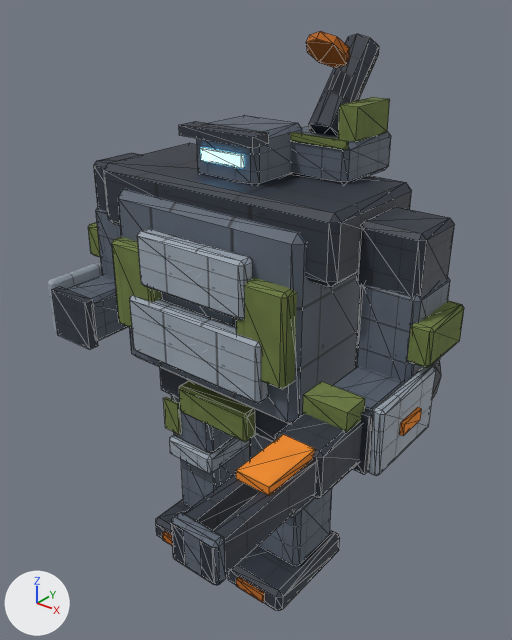
The glTF model public/assets/models/units/tdf-mech-assembled-b.glb: old version first, new version second.
Both versions are drawn from a 50 mm camera at (2.26, -2.77, 3.34) aimed at (0.18, -0.18, 1.73). Every picture has the same lights, and +X, +Y and +Z are marked at lower left. The older version comes first. Mesh edges are drawn as thin lines on the coarser meshes. Where no turn or scale is listed for an object, it has been applied to the vertices. Vertices at exactly the same position are counted once.

Script lines for the objects in view, before the commit:
```python
ob_cockpit = bpy.data.objects.new('cockpit', me_cockpit)
ob_cockpit.location = (0.0, 0.0, 2.55)
ob_cockpit_brow = bpy.data.objects.new('cockpit_brow', me_cockpit_brow)
ob_cockpit_brow.location = (0.0, -0.2, 2.66)
ob_pad_l = bpy.data.objects.new('pad_l', me_pad_l)
ob_pad_l.location = (-0.43, -0.4, 1.83)
ob_pad_r = bpy.data.objects.new('pad_r', me_pad_r)
ob_pad_r.location = (0.43, -0.4, 1.83)
ob_plate_high = bpy.data.objects.new('plate_high', me_plate_high)
ob_plate_high.location = (0.0, -0.44, 2.03)
ob_plate_low = bpy.data.objects.new('plate_low', me_plate_low)
ob_plate_low.location = (0.0, -0.44, 1.63)
ob_shoulders = bpy.data.objects.new('shoulders', me_shoulders)
ob_shoulders.location = (0.0, 0.0, 2.27)
ob_torso = bpy.data.objects.new('torso', me_torso)
ob_torso.location = (0.0, 0.0, 1.83)
ob_upper_arm = bpy.data.objects.new('upper_arm', me_upper_arm)
ob_upper_arm.location = (-0.92, 0.0, 1.85)
# also in view: 'foot_r' at (0.31, -0.05, 0.08); 'wrist_ring.001' at (0.92, -0.5, 1.53); 'base' at (0.3, 0.3, 2.53); 'brace.001' at (1.1, -0.27, 1.55); 'thigh_l' at (-0.31, -0.02, 0.9)
```
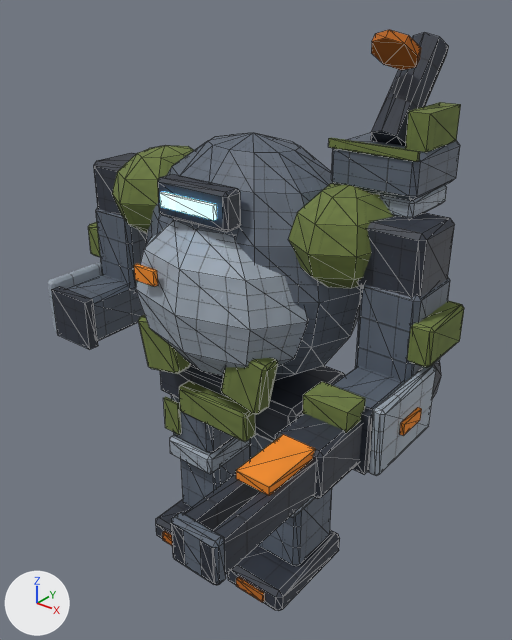
Patch to the scene script:
```diff
--- a/public/assets/models/units/tdf-mech-assembled-b.glb.py
+++ b/public/assets/models/units/tdf-mech-assembled-b.glb.py
@@ me_torso @@
-me_torso.from_pydata(...)  # 24 vertices, 44 faces; spans x -0.6..0.6, y -0.4..0.4, z -0.5..0.5
+me_torso.from_pydata(...)  # 86 vertices, 168 faces; spans x -0.68..0.68, y -0.48..0.48, z -0.68..0.68
+# me_torso part 1: 24 vertices removed from x -0.6..0.6, y -0.4..0.4, z -0.5..0.5; 86 vertices added at x -0.68..0.68, y -0.48..0.48, z -0.68..0.68, forming a UV sphere (12 segments, 8 rings, poles along z)
 me_torso.materials.append(mat_tdf_grey_mid)
@@ me_cockpit @@
-me_cockpit.from_pydata(...)  # 24 vertices, 44 faces; spans x -0.2..0.2, y -0.2..0.2, z -0.13..0.13
+me_cockpit.from_pydata(...)  # 24 vertices, 44 faces; spans x -0.225..0.225, y -0.06..0.06, z -0.095..0.095
+# me_cockpit part 2: 24 of 24 vertices moved; they spanned x -0.2..0.2, y -0.2..0.2, z -0.13..0.13 and now span x -0.225..0.225, y -0.06..0.06, z -0.095..0.095; mean shift (0.0, 0.0, 0.0)
 me_cockpit.materials.append(mat_tdf_grey_mid)
@@ ob_torso @@
 ob_torso = bpy.data.objects.new('torso', me_torso)
-ob_torso.location = (0.0, 0.0, 1.83)
+ob_torso.location = (0.0, 0.03, 1.95)
@@ ob_plate_low @@
-ob_plate_low = bpy.data.objects.new('plate_low', me_plate_low)
@@ ob_plate_high @@
-ob_plate_high = bpy.data.objects.new('plate_high', me_plate_high)
@@ ob_pad_l @@
-ob_pad_l = bpy.data.objects.new('pad_l', me_pad_l)
@@ ob_pad_r @@
-ob_pad_r = bpy.data.objects.new('pad_r', me_pad_r)
@@ ob_shoulders @@
-ob_shoulders = bpy.data.objects.new('shoulders', me_shoulders)
@@ ob_cockpit @@
 ob_cockpit = bpy.data.objects.new('cockpit', me_cockpit)
-ob_cockpit.location = (0.0, 0.0, 2.55)
+ob_cockpit.location = (0.0, -0.385, 2.37)
@@ ob_cockpit_brow @@
-ob_cockpit_brow = bpy.data.objects.new('cockpit_brow', me_cockpit_brow)
@@ ob_base @@
 ob_base = bpy.data.objects.new('base', me_base)
-ob_base.location = (0.3, 0.3, 2.53)
+ob_base.location = (0.72, 0.18, 2.56)
@@ ob_stripe @@
 ob_stripe = bpy.data.objects.new('stripe', me_stripe)
-ob_stripe.location = (0.3, 0.08, 2.63)
+ob_stripe.location = (0.72, -0.04, 2.66)
@@ ob_tube @@
 ob_tube = bpy.data.objects.new('tube', me_tube)
-ob_tube.location = (0.3, 0.38, 2.83)
+ob_tube.location = (0.72, 0.26, 2.86)
@@ ob_tube_ring @@
 ob_tube_ring = bpy.data.objects.new('tube_ring', me_tube_ring)
-ob_tube_ring.location = (0.3, 0.219, 3.021)
+ob_tube_ring.location = (0.72, 0.099, 3.051)
@@ ob_shell_rack @@
 ob_shell_rack = bpy.data.objects.new('shell_rack', me_shell_rack)
-ob_shell_rack.location = (0.46, 0.32, 2.71)
+ob_shell_rack.location = (0.88, 0.2, 2.74)
@@ ob_back_mount_shelf @@
+ob_back_mount_shelf = bpy.data.objects.new('back_mount_shelf', me_back_mount_shelf)  # 24 vertices, 44 faces; spans x -0.195..0.195, y -0.18..0.18, z -0.05..0.05; in mat_tdf_grey_light (picture img_tdf_atlas_albedo_png)
+ob_back_mount_shelf.location = (0.72, 0.18, 2.41)
@@ ob_id_flash @@
+ob_id_flash = bpy.data.objects.new('id_flash', me_id_flash)  # a box spanning x -0.07..0.07, y -0.0125..0.0125, z -0.04..0.04; in mat_tdf_orange (picture img_tdf_atlas_albedo_png)
+ob_id_flash.location = (-0.21, -0.56, 2.0)
@@ ob_lower_skirt_1 @@
+ob_lower_skirt_1 = bpy.data.objects.new('lower_skirt_1', me_lower_skirt_1)  # 24 vertices, 44 faces; spans x -0.15..0.15, y -0.06..0.06, z -0.173..0.173; in mat_tdf_olive (picture img_tdf_atlas_albedo_png)
+ob_lower_skirt_1.location = (0.3, -0.38, 1.52)
@@ ob_pauldron_1 @@
+ob_pauldron_1 = bpy.data.objects.new('pauldron_1', me_pauldron_1)  # an icosphere of 80 faces spanning x -0.26..0.26, y -0.36..0.36, z -0.25..0.25; in mat_tdf_olive (picture img_tdf_atlas_albedo_png)
+ob_pauldron_1.location = (0.61, 0.01, 2.24)
@@ ob_lower_skirt__1 @@
+ob_lower_skirt__1 = bpy.data.objects.new('lower_skirt_-1', me_lower_skirt__1)  # 24 vertices, 44 faces; spans x -0.15..0.15, y -0.06..0.06, z -0.173..0.173; in mat_tdf_olive (picture img_tdf_atlas_albedo_png)
+ob_lower_skirt__1.location = (-0.3, -0.38, 1.52)
@@ ob_pauldron__1 @@
+ob_pauldron__1 = bpy.data.objects.new('pauldron_-1', me_pauldron__1)  # an icosphere of 80 faces spanning x -0.26..0.26, y -0.36..0.36, z -0.25..0.25; in mat_tdf_olive (picture img_tdf_atlas_albedo_png)
+ob_pauldron__1.location = (-0.61, 0.01, 2.24)
@@ ob_breastplate @@
+ob_breastplate = bpy.data.objects.new('breastplate', me_breastplate)  # an icosphere of 80 faces spanning x -0.55..0.55, y -0.34..0.34, z -0.45..0.45; in mat_tdf_grey_light (picture img_tdf_atlas_albedo_png)
+ob_breastplate.location = (0.0, -0.24, 1.85)
```

Changed parts and their boxes (x1, y1, x2, y2) in the pictures (512 x 640 px):
'torso', reshaped, moved: before (118, 189, 361, 424); after (146, 133, 361, 381)
'breastplate', added: after (135, 221, 308, 376)
'shoulders', deleted: before (104, 143, 412, 287)
'plate_low', deleted: before (130, 295, 269, 403)
'base', moved: before (291, 126, 391, 184); after (331, 132, 460, 201)
'pauldron_1', added (green): after (289, 183, 394, 289)
'tube', moved: before (309, 34, 379, 136); after (371, 33, 449, 146)
'plate_high', deleted: before (137, 228, 253, 320)
'cockpit', reshaped, moved (21% narrower, 17% shorter): before (197, 115, 302, 185); after (158, 174, 241, 232)
'pad_r', deleted (green): before (236, 277, 297, 389)
'shell_rack', moved: before (338, 97, 390, 142); after (405, 102, 461, 152)
'pauldron_-1', added (green): after (112, 145, 194, 234)
'tube_ring', moved: before (306, 31, 350, 68); after (371, 30, 421, 70)
'lower_skirt_1', added (green): after (221, 358, 278, 415)
'pad_l', deleted (green): before (112, 237, 161, 328)
'cockpit_brow', deleted: before (179, 121, 269, 148)
'lower_skirt_-1', added (green): after (138, 315, 190, 374)
'stripe', moved: before (290, 132, 349, 150); after (329, 138, 420, 161)
'back_mount_shelf', added: after (380, 185, 447, 219)
'id_flash', added: after (134, 264, 158, 287)
'hip', unchanged, uncovered by the edit: before (160, 367, 289, 442); after (160, 363, 345, 442)
'upper_arm', unchanged, uncovered by the edit: before (96, 208, 121, 278); after (96, 208, 147, 291)
